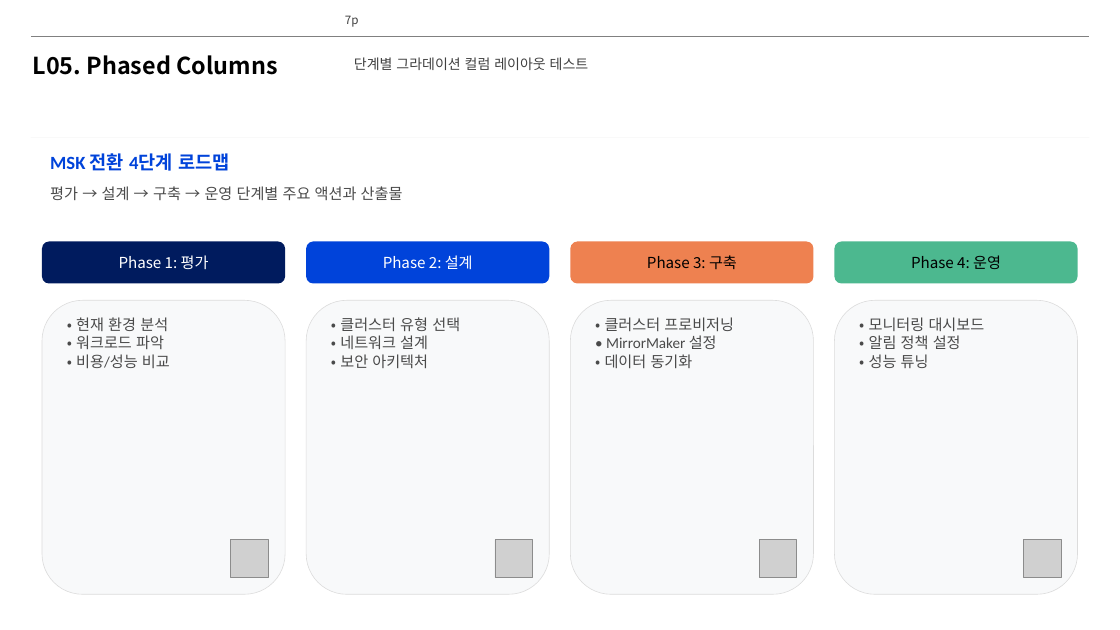
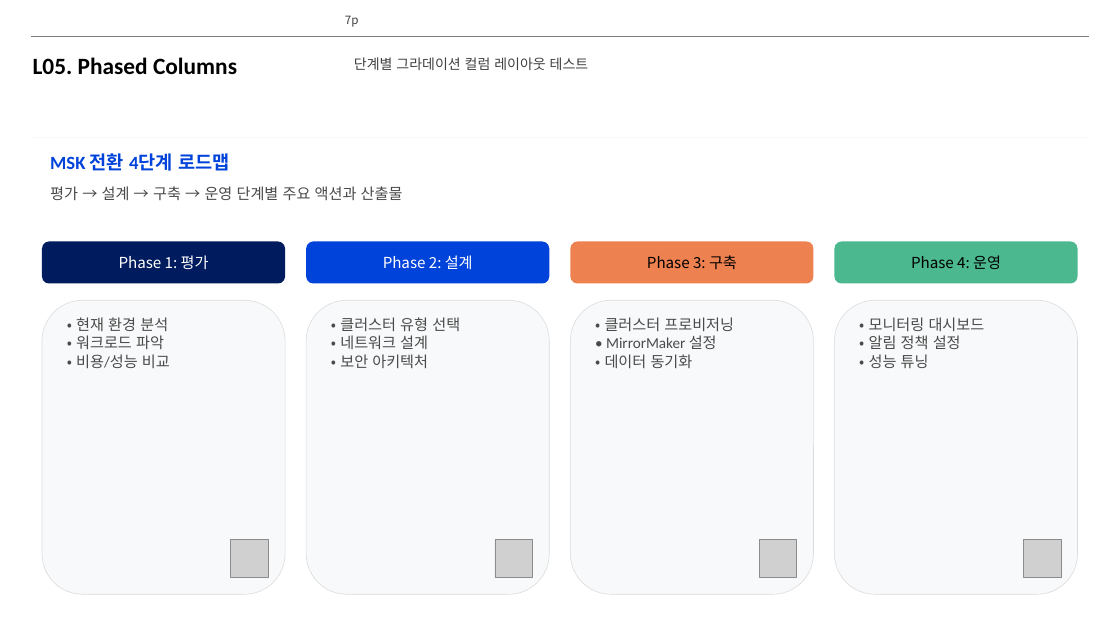
Before and after one commit to lhs6395-hslee/project-steer, a slide deck: slide 7 of results/pptx/AWS_MSK_Expert_Intro.pptx. Drawn at 1120x630 pixels with LibreOffice and Linux fonts; fonts in the diff are those of the drawing; grey boxes stand for pictures; background and template pictures are left out. Boxes give left, top, right and bottom in pixels: in the first picture for what was removed or moved away, otherwise in the second. Text is boxed around its words. In the diff, an @@ line names an element or a change of style, - is before the commit and + after.

```diff
--- a/results/pptx/AWS_MSK_Expert_Intro.pptx
+++ b/results/pptx/AWS_MSK_Expert_Intro.pptx
@@ text "L05. Phased Columns" at <box>33,57,237,74</box>: font Noto Sans CJK KR to Calibri @@
```
Also in this commit, not shown: 9 other slides changed, 4 other files.
